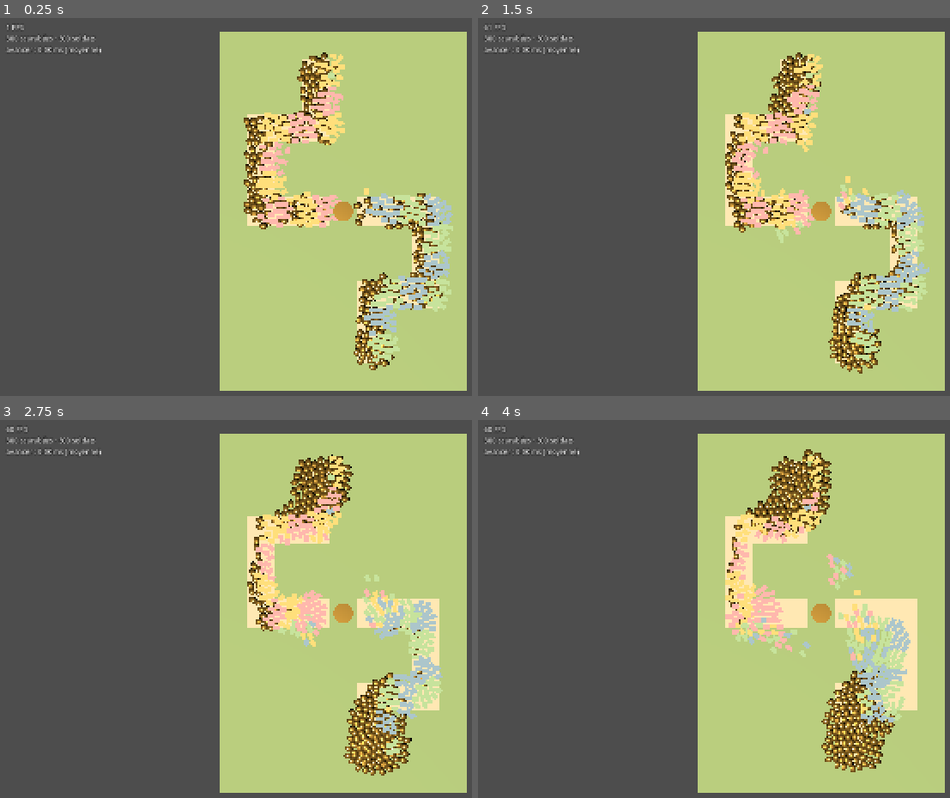
Above: before the commit, frames 1-4 (two rows, left to right).
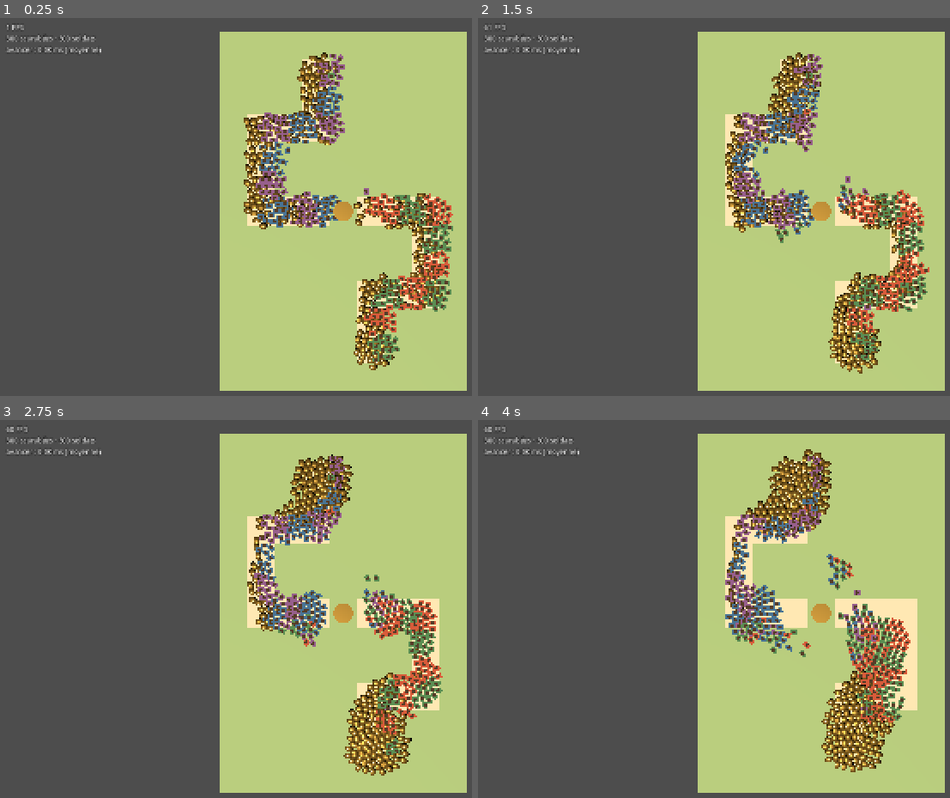
Above: after the commit, the same moments.

Repository: Loogatoxx/Rouages
Game: Godot game, scene res://game/swarm/banc_nuees.tscn
The game is run twice, just before and just after one commit, with the same random seed, the same clock (stepped at 60 frames per second) and the same inputs. This scene is started directly instead of the project's main scene.
Inputs (mouse positions are in pixels of both pictures, inside the frame that each line leads up to):
- Up to frame 1 (0.25 s): no input
- Up to frame 2 (1.5 s): move the mouse to (outside the picture) at 0.52 s; hold Space (accelerer) 0.53-1.28 s; hold Tab (basculer_camera) 0.53-1.28 s; move the mouse to (685, 229) at 1.27 s; tap S (camera_bas) at 1.35 s
- Up to frame 3 (2.75 s): move the mouse to (410, 529) at 2.02 s; hold Space (accelerer) from 2.03 s (still down); tap D (camera_droite) at 2.1 s
- Up to frame 4 (4 s): move the mouse to (784, 692) at 2.77 s; tap A (camera_gauche) at 2.85 s; move the mouse to (outside the picture) at 3.52 s; release Space (accelerer) at 3.53 s; tap W (camera_haut) at 3.6 s

The runs differ from the first frame. In frame 1, 5.5% of the frame differs, in the area x 54-96%, y 9-91%; in frame 2, 5.5%, in the area x 53-96%, y 9-91%; in frame 3, 5.3%; in frame 4, 5.1%.

Commit message:
Étape 6 : lisibilité des jouets et équilibrage du début de run
- T06a : jouets en teintes « peinture de jouet » + chapeau brun, test de contraste WCAG
- Vagues 2 à 4 adoucies (36, 54, 80 scarabées), horloge à 30 PV
- Aperçu de pose valide en bleu (lisible sur l'herbe)
- Règle « continue » dans CLAUDE.md, retours de playtest au backlog

Co-Authored-By: Claude Opus 5.5 <noreply@anthropic.com>

Diff:
--- a/data/regles.tres
+++ b/data/regles.tres
@@ -67,7 +67,7 @@
 
 [resource]
 script = ExtResource("regles")
-pv_horloge = 20
+pv_horloge = 30
 plafond_allies_par_atelier = 15
 multiplicateur_acceleration = 2.0
 choix_par_draft = 3
--- a/data/vagues/vague_02.tres
+++ b/data/vagues/vague_02.tres
@@ -6,6 +6,6 @@
 [resource]
 script = ExtResource("vague")
 unite = ExtResource("scarabee")
-nombre = 44
+nombre = 36
 intervalle = 0.5
 multiplicateur_pv = 1.0
--- a/data/vagues/vague_03.tres
+++ b/data/vagues/vague_03.tres
@@ -6,6 +6,6 @@
 [resource]
 script = ExtResource("vague")
 unite = ExtResource("scarabee")
-nombre = 70
+nombre = 54
 intervalle = 0.37
 multiplicateur_pv = 1.1
--- a/data/vagues/vague_04.tres
+++ b/data/vagues/vague_04.tres
@@ -6,6 +6,6 @@
 [resource]
 script = ExtResource("vague")
 unite = ExtResource("scarabee")
-nombre = 97
+nombre = 80
 intervalle = 0.3
 multiplicateur_pv = 1.2
--- a/game/board/pose_controleur.gd
+++ b/game/board/pose_controleur.gd
@@ -89,7 +89,7 @@
 		else:
 			libre = (_source.plateau.sol_de(_case) == _source.Plateau.Sol.HERBE
 					and _source.plateau.piece_de(_case) == null)
-		_teinte.albedo_color = Color(0.25, 0.95, 0.33, 0.56) if libre else Color(1, 0.2, 0.19, 0.65)
+		_teinte.albedo_color = Color("#3D8FD9", 0.62) if libre else Color(1, 0.2, 0.19, 0.65)
 		_fantome.position = GrilleMonde.vers_monde(_case) + Vector3.UP * 0.05
 		_fantome.rotation.y = -_rotation * PI / 2
 
--- a/game/core/materiaux.gd
+++ b/game/core/materiaux.gd
@@ -5,9 +5,18 @@
 	"herbe": "#A9C98B", "pierre_creme": "#EFE3C8", "bois_plateau": "#B9773E",
 	"bois_clair": "#E2BE8C", "laiton": "#D4A84B", "pastel_bleu": "#9EC3E6",
 	"pastel_rose": "#F2B5C4", "pastel_vert": "#B8E0B0", "pastel_jaune": "#F5DC8A",
+	"jouet_rouge": "#C8553D", "jouet_bleu": "#3D6FA8", "jouet_vert": "#4F8A5B",
+	"jouet_prune": "#8A5A9E", "chapeau": "#4A3426",
 }
 
 static var _materiaux: Dictionary[String, Material] = {}
+
+
+## Calcule le ratio de contraste WCAG entre deux couleurs sRGB.
+static func contraste(a: Color, b: Color) -> float:
+	var luminance_a: float = a.srgb_to_linear().get_luminance()
+	var luminance_b: float = b.srgb_to_linear().get_luminance()
+	return (maxf(luminance_a, luminance_b) + 0.05) / (minf(luminance_a, luminance_b) + 0.05)
 
 
 ## Charge le matériau artistique ou fabrique et mémorise sa couleur de secours.
--- a/game/swarm/nuee_visuel.gd
+++ b/game/swarm/nuee_visuel.gd
@@ -1,12 +1,13 @@
 extends Node3D
-## Affiche chaque camp en une seule série d'instances pilotées par la simulation.
+## Affiche les deux camps et les chapeaux des jouets à partir de la simulation.
 
 const SwarmSim = preload("res://game/swarm/swarm_sim.gd")
 const Materiaux = preload("res://game/core/materiaux.gd")
-const PASTELS := ["pastel_bleu", "pastel_rose", "pastel_vert", "pastel_jaune"]
+const TEINTES := ["jouet_rouge", "jouet_bleu", "jouet_vert", "jouet_prune"]
 
 var sim: SwarmSim
 var _lots: Array[MultiMesh] = []
+var _chapeaux: MultiMesh
 
 
 func _ready() -> void:
@@ -15,19 +16,26 @@
 	var soldat := BoxMesh.new()
 	soldat.size = Vector3(0.52, 0.4, 0.34)
 	soldat.material = bois
-	var jouets: MultiMesh = _lot(soldat, true)
+	var jouets: MultiMesh = _creer_lot(soldat, true)
 	for i: int in SwarmSim.CAPACITE:
-		jouets.set_instance_color(i, Color(Materiaux.COULEURS[PASTELS[i % PASTELS.size()]]))
+		var teinte: String = TEINTES[i % TEINTES.size()]
+		jouets.set_instance_color(i, Color(Materiaux.COULEURS[teinte]))
 	var scarabee := SphereMesh.new()
 	scarabee.radius = 0.26
 	scarabee.height = 0.32
 	scarabee.radial_segments = 12
 	scarabee.rings = 5
 	scarabee.material = Materiaux.obtenir("laiton")
-	_lot(scarabee, false)
+	_lots = [jouets, _creer_lot(scarabee, false)]
+	var chapeau := CylinderMesh.new()
+	chapeau.top_radius = 0.13
+	chapeau.bottom_radius = 0.13
+	chapeau.height = 0.14
+	chapeau.material = Materiaux.obtenir("chapeau")
+	_chapeaux = _creer_lot(chapeau, false, false)
 
 
-func _lot(forme: Mesh, couleurs: bool) -> MultiMesh:
+func _creer_lot(forme: Mesh, couleurs: bool, projette_ombres: bool = true) -> MultiMesh:
 	var lot := MultiMesh.new()
 	lot.transform_format = MultiMesh.TRANSFORM_3D
 	lot.use_colors = couleurs
@@ -36,8 +44,9 @@
 	lot.visible_instance_count = 0
 	var volume := MultiMeshInstance3D.new()
 	volume.multimesh = lot
+	if not projette_ombres:
+		volume.cast_shadow = GeometryInstance3D.SHADOW_CASTING_SETTING_OFF
 	add_child(volume)
-	_lots.append(lot)
 	return lot
 
 
@@ -49,10 +58,15 @@
 		var lieux: PackedVector2Array = sim.positions(camp)
 		var angles: PackedFloat32Array = sim.caps(camp)
 		lot.visible_instance_count = lieux.size()
+		if camp != SwarmSim.ENNEMI:
+			_chapeaux.visible_instance_count = lieux.size()
 		for i: int in lieux.size():
 			var base := Basis(Vector3.UP, -angles[i])
 			var hauteur: float = 0.2
 			if camp == SwarmSim.ENNEMI:
 				base = base.scaled_local(Vector3(1.25, 1.0, 0.85))
 				hauteur = 0.16
+			else:
+				var centre := Vector3(lieux[i].x, hauteur + 0.2 + 0.07, lieux[i].y)
+				_chapeaux.set_instance_transform(i, Transform3D(base, centre))
 			lot.set_instance_transform(i, Transform3D(base, Vector3(lieux[i].x, hauteur, lieux[i].y)))
--- /dev/null
+++ b/tests/test_contraste.gd
@@ -0,0 +1,29 @@
+extends RefCounted
+## Vérifie le contraste des couleurs des jouets et de leurs chapeaux.
+
+const Materiaux = preload("res://game/core/materiaux.gd")
+const NueeVisuel = preload("res://game/swarm/nuee_visuel.gd")
+
+
+## Vérifie que chaque peinture se détache du chemin crème.
+func test_jouets_contrastent_avec_chemin() -> String:
+	return _verifier_contraste("pierre_creme", 3.0)
+
+
+## Vérifie que chaque peinture se détache de l'herbe.
+func test_jouets_contrastent_avec_herbe() -> String:
+	return _verifier_contraste("herbe", 1.6)
+
+
+## Vérifie le seuil de repli, les quatre peintures prescrites restant sous 3,0.
+func test_chapeau_contraste() -> String:
+	return _verifier_contraste("chapeau", 1.8)
+
+
+func _verifier_contraste(fond: String, seuil: float) -> String:
+	var couleur_fond := Color(Materiaux.COULEURS[fond])
+	for teinte: String in NueeVisuel.TEINTES:
+		var ratio: float = Materiaux.contraste(Color(Materiaux.COULEURS[teinte]), couleur_fond)
+		if ratio < seuil:
+			return "contraste de %s avec %s : %.2f, minimum %.2f" % [teinte, fond, ratio, seuil]
+	return ""
--- a/tests/test_vagues.gd
+++ b/tests/test_vagues.gd
@@ -11,7 +11,7 @@
 const DONNEES_REGLES = preload("res://data/regles.tres")
 ## Courbe de difficulté (équilibrée au banc, voir taches/T05c_vagues_equilibrage.md) : [nombre, intervalle, × PV].
 const COURBE := [
-	[14, 1.25, 1.0], [44, 0.5, 1.0], [70, 0.37, 1.1], [97, 0.3, 1.2], [123, 0.26, 1.35],
+	[14, 1.25, 1.0], [36, 0.5, 1.0], [54, 0.37, 1.1], [80, 0.3, 1.2], [123, 0.26, 1.35],
 	[140, 0.25, 1.5], [150, 0.25, 1.7], [160, 0.25, 1.85], [190, 0.23, 2.05], [229, 0.21, 2.4],
 ]
 
@@ -29,7 +29,7 @@
 ## Vérifie les types et les valeurs des ressources utilisées par la partie.
 func test_ressources() -> String:
 	var regles: Regles = load("res://data/regles.tres") as Regles
-	if (regles == null or regles.pv_horloge != 20
+	if (regles == null or regles.pv_horloge != 30
 			or regles.plafond_allies_par_atelier != 15 or regles.multiplicateur_acceleration != 2.0):
 		return "Règles de partie incorrectes."
 	if regles.vagues.size() != COURBE.size():
Not shown, changed: CLAUDE.md
Not shown, changed: docs/backlog.md
Not shown, changed: docs/reprise.md
Not shown, changed: docs/roadmap.md
Not shown, changed: historique_prompts.md
Not shown, added: taches/T06a_contraste_jouets.md
